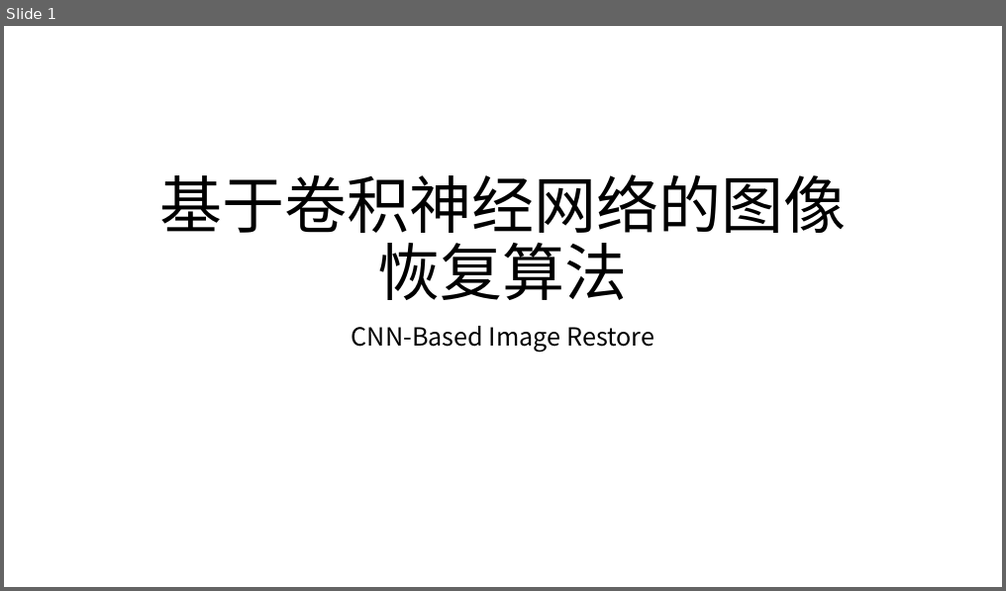
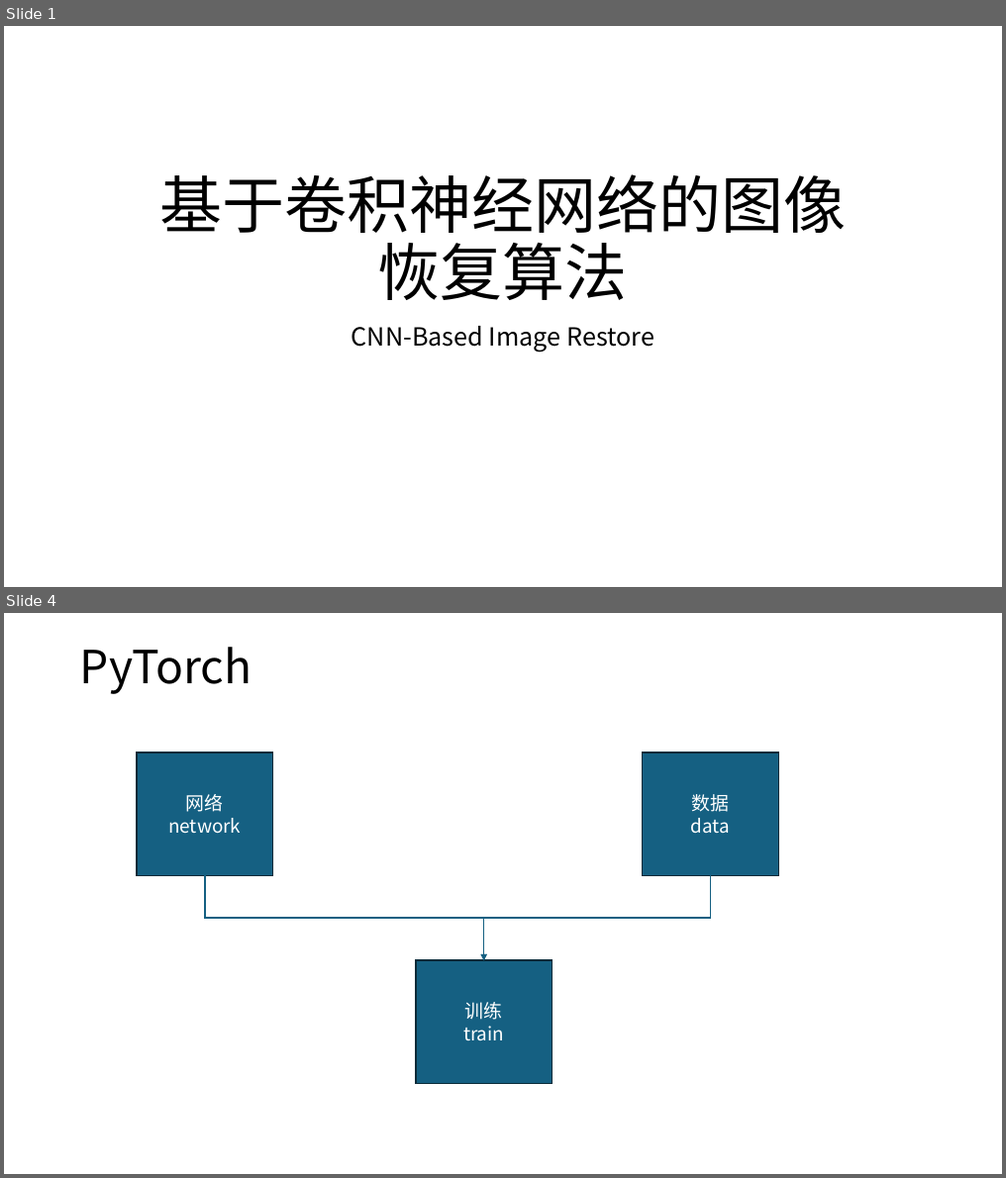
Before and after one commit to zhouliguo/imagerestore, a slide deck: 基于卷积神经网络的图像恢复.pptx. Shown one above the other, each under a label of ours: slide 1 before the commit, slides 1 and 4 after it; the slides between them are not shown. The pictures are 1006x591 and 1006x1178 pixels, drawn with LibreOffice and Linux fonts; fonts in the diff are those of the drawing. Boxes give left, top, right and bottom in pixels: in the first picture for what was removed or moved away, otherwise in the second. Text is boxed around its words. In the diff, an @@ line names an element or a change of style, - is before the commit and + after.

```diff
--- a/基于卷积神经网络的图像恢复.pptx
+++ b/基于卷积神经网络的图像恢复.pptx
@@ slide 4 added at [4,613,1002,1174], background #FFFFFF @@
@@ title added at [80,647,252,694], 44 pt, text #000000 @@
+PyTorch
@@ rectangle added at [137,753,272,875], fill #156082, outline #092A39 1.5 pt, 18 pt, text #FFFFFF @@
+网络
+network
@@ rectangle added at [643,753,779,875], fill #156082, outline #092A39 1.5 pt, 18 pt, text #FFFFFF @@
+数据
+data
@@ elbow arrow added from (205, 875) to (484, 961), #156082 1.5 pt @@
@@ elbow arrow added from (711, 875) to (484, 961), #156082 1.5 pt @@
@@ rectangle added at [416,961,552,1084], fill #156082, outline #092A39 1.5 pt, 18 pt, text #FFFFFF @@
+训练
+train
```
Also in this commit, not shown: 2 slides changed, 1 other slide added, 6 other files.
